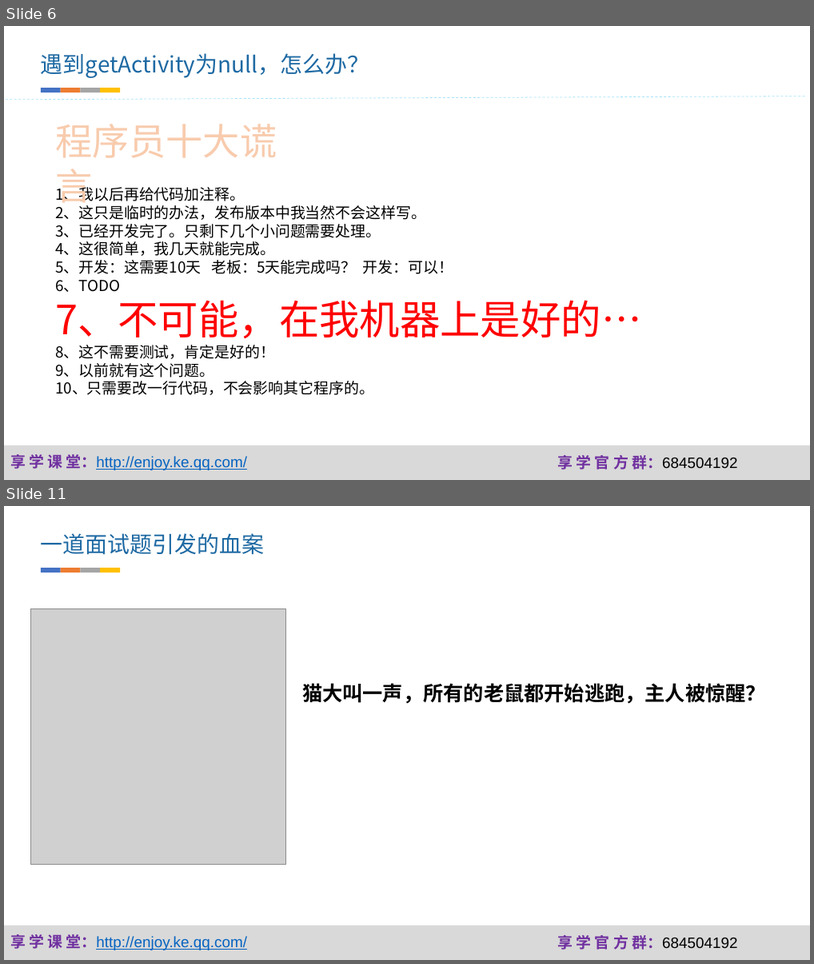
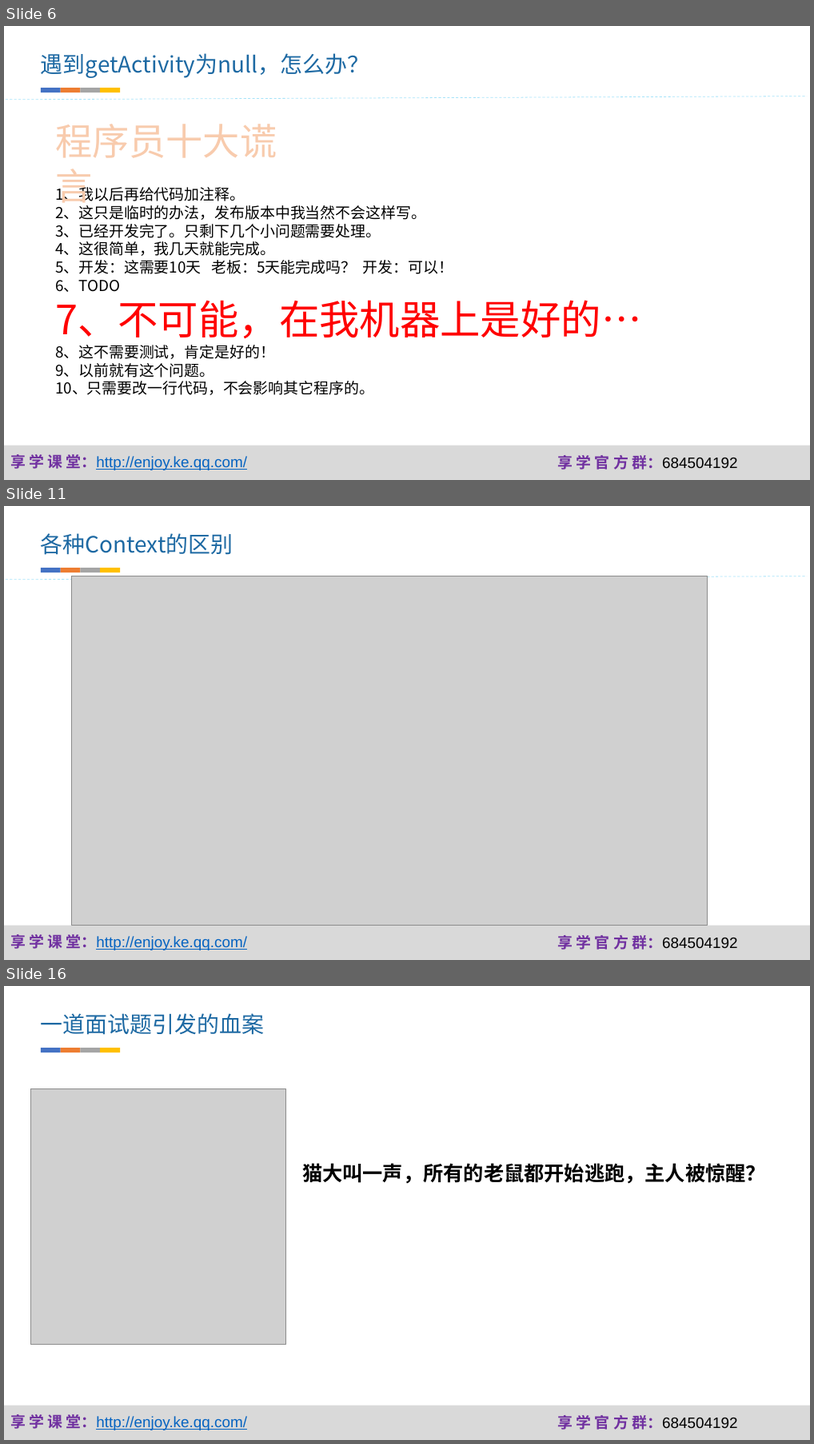
Before and after one commit to fanzhangvip/xiangxue, a slide deck: pre/Android Fragment爬坑记.pptx. Shown one above the other, each under a label of ours: slides 6 and 11 before the commit, slides 6, 11 and 16 after it; the slides between them are not shown. The pictures are 814x964 and 814x1444 pixels, drawn with LibreOffice and Linux fonts; fonts in the diff are those of the drawing; grey boxes stand for pictures; background and template pictures are left out. Boxes give left, top, right and bottom in pixels: in the first picture for what was removed or moved away, otherwise in the second. Text is boxed around its words. In the diff, an @@ line names an element or a change of style, - is before the commit and + after.

```diff
--- a/pre/Android Fragment爬坑记.pptx
+++ b/pre/Android Fragment爬坑记.pptx
@@ slide 11 added at (x1=4, y1=506, x2=810, y2=960), background #FFFFFF; not listed: 3 template elements that a slide beside it also shows @@
@@ text added at (x1=41, y1=533, x2=234, y2=555), 26.6 pt, text #1D69A3 @@
+各种Context的区别
@@ line added from (4, 580) to (807, 576), #00B0F0 0.75 pt dashed @@
@@ picture added at (x1=71, y1=576, x2=707, y2=924) @@
@@ group added at (x1=41, y1=568, x2=120, y2=572): 4 rectangles @@
@@ what was slide 11 is now slide 16 @@
```
Also in this commit, not shown: 8 slides changed, 9 other slides added, 12 other files.
